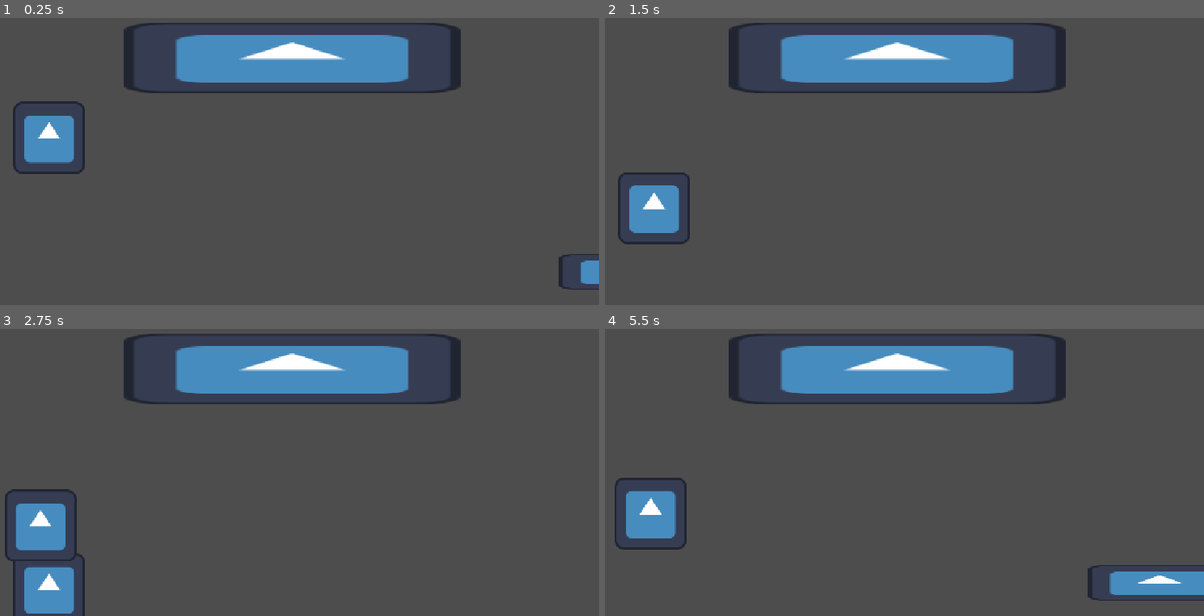
Above: before the commit, frames 1-4 (two rows, left to right).
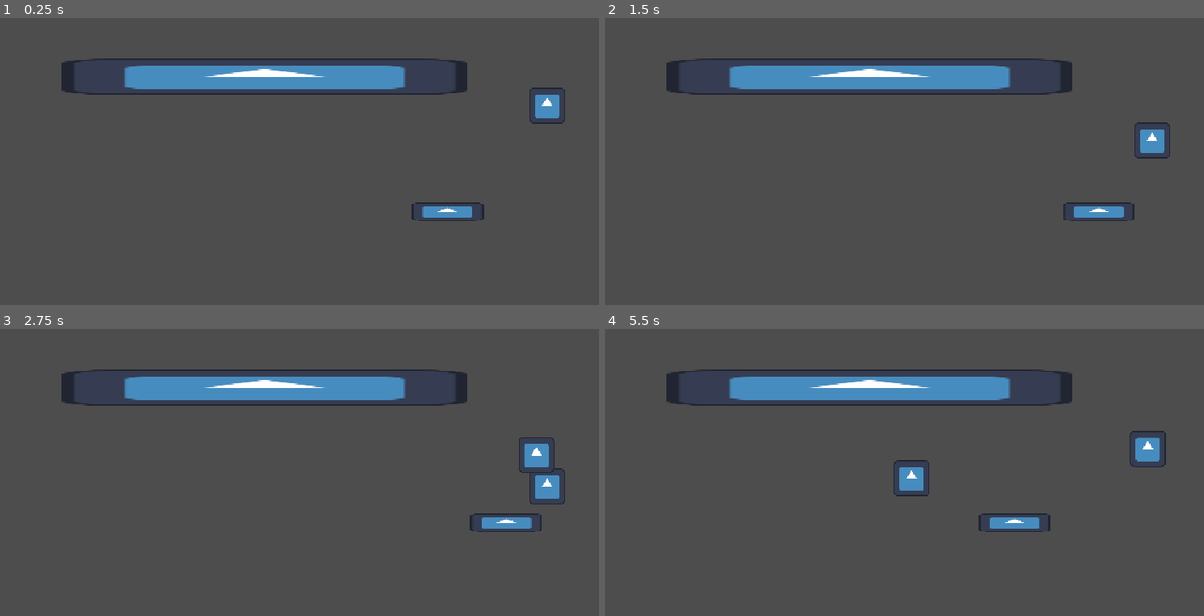
Above: after the commit, the same moments.

Repository: KoaiLamg/catching-game
Game: Godot game, scene res://Màn hình chơi game.tscn
The game is run twice, just before and just after one commit, with the same random seed, the same clock (stepped at 60 frames per second) and the same inputs. The engine's default icon, where the game draws it, is replaced by a stand-in: a white triangle on a blue panel in a dark square.
Inputs:
- Up to frame 1 (0.25 s): no input
- Up to frame 2 (1.5 s): hold D (move_right_catching_game) 0.53-1.28 s; hold A (move_left_catching_game) from 1.28 s (still down)
- Up to frame 3 (2.75 s): release A (move_left_catching_game) at 2.03 s; hold D (move_right_catching_game) from 2.03 s (still down)
- Up to frame 4 (5.5 s): release D (move_right_catching_game) at 3.53 s; hold A (move_left_catching_game) from 3.53 s (still down)

The runs differ from the first frame. In frame 1, 11% of the frame differs, in the area x 2-100%, y 1-95%; in frame 2, 11%; in frame 3, 13%; in frame 4, 13%, in the area x 1-100%, y 1-95%.

Commit message:
fix bug spawn ngẫu nhiên 1
mong rằng ko có 2

Diff:
--- a/Bộ rơi ngẫu nhiên.tscn
+++ b/Bộ rơi ngẫu nhiên.tscn
@@ -4,7 +4,7 @@
 [ext_resource type="Texture2D" uid="uid://dr4jv7mjalv5q" path="res://icon.svg" id="2_o12ke"]
 
 [sub_resource type="RectangleShape2D" id="RectangleShape2D_3x2by"]
-size = Vector2(568, 78)
+size = Vector2(1431, 78)
 
 [node name="Bo roi ngau nhien" type="Node2D" unique_id=1707146006]
 script = ExtResource("1_3x2by")
@@ -15,11 +15,9 @@
 
 [node name="SpawnArea" type="Area2D" parent="." unique_id=1321388226]
 
+[node name="Sprite2D" type="Sprite2D" parent="SpawnArea" unique_id=2016800091]
+scale = Vector2(11.316405, 1)
+texture = ExtResource("2_o12ke")
+
 [node name="RandomKid" type="CollisionShape2D" parent="SpawnArea" unique_id=1649289285]
-position = Vector2(619, 32)
 shape = SubResource("RectangleShape2D_3x2by")
-
-[node name="Sprite2D" type="Sprite2D" parent="SpawnArea" unique_id=2016800091]
-position = Vector2(608.5, 30)
-scale = Vector2(4.6953125, 1)
-texture = ExtResource("2_o12ke")
--- a/Màn hình chơi game.tscn
+++ b/Màn hình chơi game.tscn
@@ -9,4 +9,8 @@
 position = Vector2(1208, 589)
 
 [node name="Bo roi ngau nhien" parent="." unique_id=1707146006 instance=ExtResource("2_w7xkx")]
-position = Vector2(-3, 178)
+position = Vector2(557, 108)
+
+[node name="Camera2D" type="Camera2D" parent="." unique_id=386399931]
+position = Vector2(596, 273)
+zoom = Vector2(0.5, 0.5)
--- a/Mồm.tscn
+++ b/Mồm.tscn
@@ -2,12 +2,9 @@
 
 [ext_resource type="Script" uid="uid://00gab378w6v4" path="res://mồm.gd" id="1_3eow4"]
 [ext_resource type="Texture2D" uid="uid://dr4jv7mjalv5q" path="res://icon.svg" id="1_xicl5"]
-[ext_resource type="Script" uid="uid://dpb32gxtx4xsr" path="res://Khuvuccham.gd" id="3_5sr6b"]
 
-[sub_resource type="CircleShape2D" id="CircleShape2D_1vivr"]
-
-[sub_resource type="RectangleShape2D" id="RectangleShape2D_8vrlf"]
-size = Vector2(18, 70)
+[sub_resource type="RectangleShape2D" id="RectangleShape2D_5sr6b"]
+size = Vector2(263, 48)
 
 [node name="Mồm" type="CharacterBody2D" unique_id=93005633]
 script = ExtResource("1_3eow4")
@@ -17,12 +14,4 @@
 texture = ExtResource("1_xicl5")
 
 [node name="CollisionShape2D" type="CollisionShape2D" parent="." unique_id=667972773]
-shape = SubResource("CircleShape2D_1vivr")
-
-[node name="Area2D" type="Area2D" parent="." unique_id=630182777]
-script = ExtResource("3_5sr6b")
-
-[node name="CollisionShape2D" type="CollisionShape2D" parent="Area2D" unique_id=2022378242]
-position = Vector2(1.0000062, -1)
-scale = Vector2(15, 1)
-shape = SubResource("RectangleShape2D_8vrlf")
+shape = SubResource("RectangleShape2D_5sr6b")
--- a/bộ_rơi_ngẫu_nhiên.gd
+++ b/bộ_rơi_ngẫu_nhiên.gd
@@ -21,5 +21,12 @@
 	var random_y = randf_range(-size.y / 2, size.y / 2)
 
 	item.global_position = spawn_area.global_position + Vector2(random_x, random_y)
-
 	add_child(item)
+	#print(spawn_area.position)
+	#print($SpawnArea/RandomKid.position)
+	#print(spawn_area.scale)
+	print("----------------")
+	print("SpawnArea:", spawn_area.global_position)
+	print("Item:", item.global_position)
+	print("Random X:", random_x)
+	print("Random Y:", random_y)
